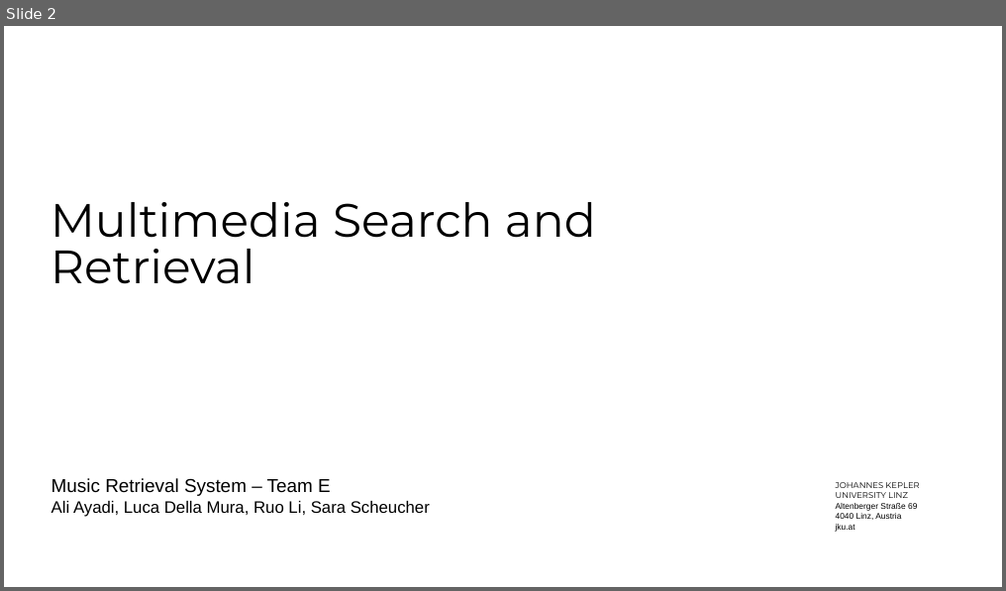
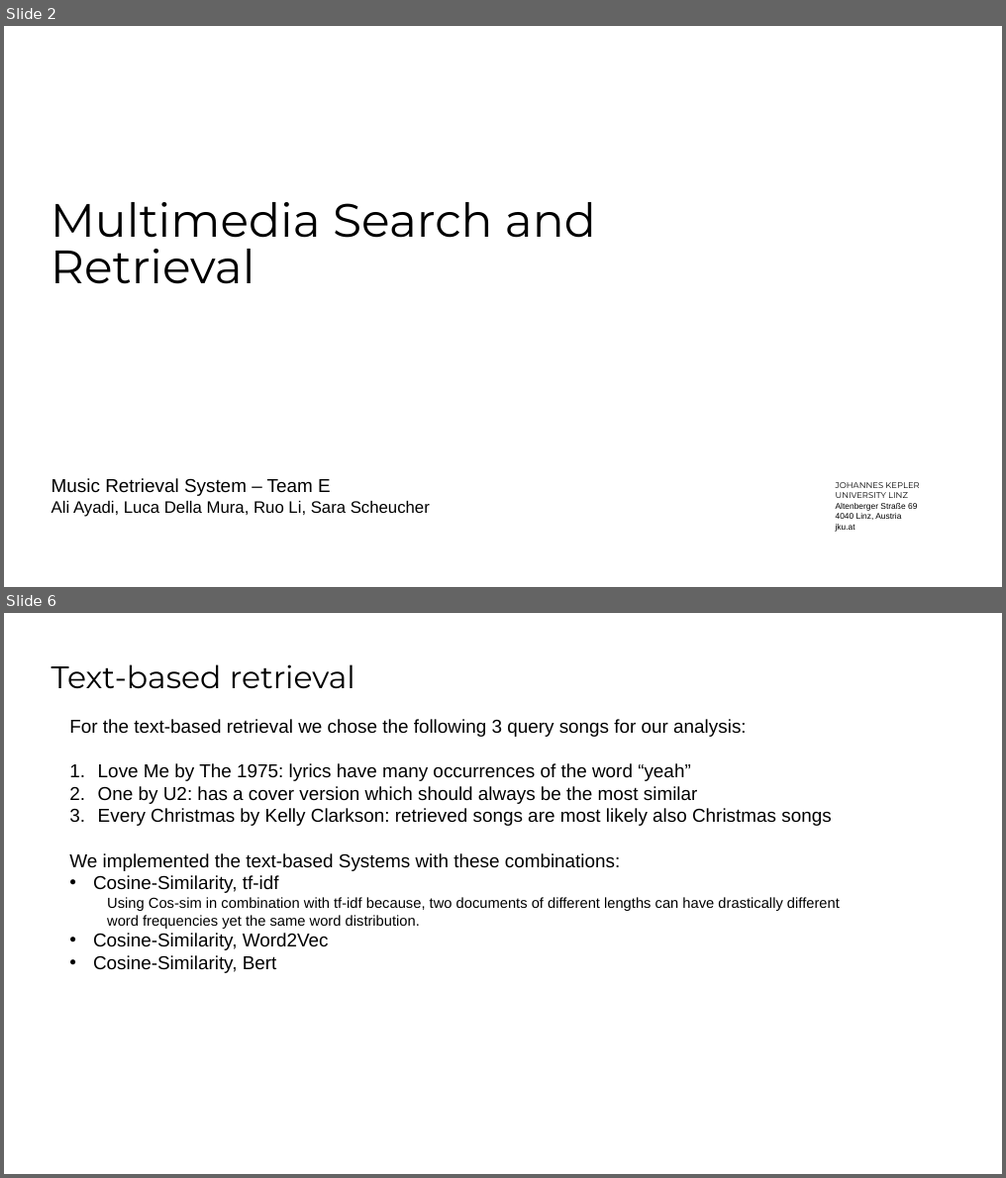
Before and after one commit to SaraCoolman/MMSR, a slide deck: project_3_team_E/Final Presentation.pptx. Shown one above the other, each under a label of ours: slide 2 before the commit, slides 2 and 6 after it; the slides between them are not shown. The pictures are 1006x591 and 1006x1178 pixels, drawn with LibreOffice and Linux fonts; fonts in the diff are those of the drawing; background and template pictures are left out. Boxes give left, top, right and bottom in pixels: in the first picture for what was removed or moved away, otherwise in the second. Text is boxed around its words. In the diff, an @@ line names an element or a change of style, - is before the commit and + after.

```diff
--- a/project_3_team_E/Final Presentation.pptx
+++ b/project_3_team_E/Final Presentation.pptx
@@ slide 6 added at box(4, 613, 1002, 1174), background #FFFFFF @@
@@ title added at box(52, 664, 355, 688), 30 pt, text #000000 @@
+Text-based retrieval
@@ text added at box(69, 719, 840, 973), 18 pt, text #000000 @@
+For the text-based retrieval we chose the following 3 query songs for our analysis:
+1. Love Me by The 1975: lyrics have many occurrences of the word “yeah”
+2. One by U2: has a cover version which should always be the most similar
+3. Every Christmas by Kelly Clarkson: retrieved songs are most likely also Christmas songs
+We implemented the text-based Systems with these combinations:
+• Cosine-Similarity, tf-idf
+  Using Cos-sim in combination with tf-idf because, two documents of different lengths can have drastically different word frequencies yet the same word distribution.
+• Cosine-Similarity, Word2Vec
+• Cosine-Similarity, Bert
```
Also in this commit, not shown: 1 slide changed, 14 other slides added, 3 slides removed.
